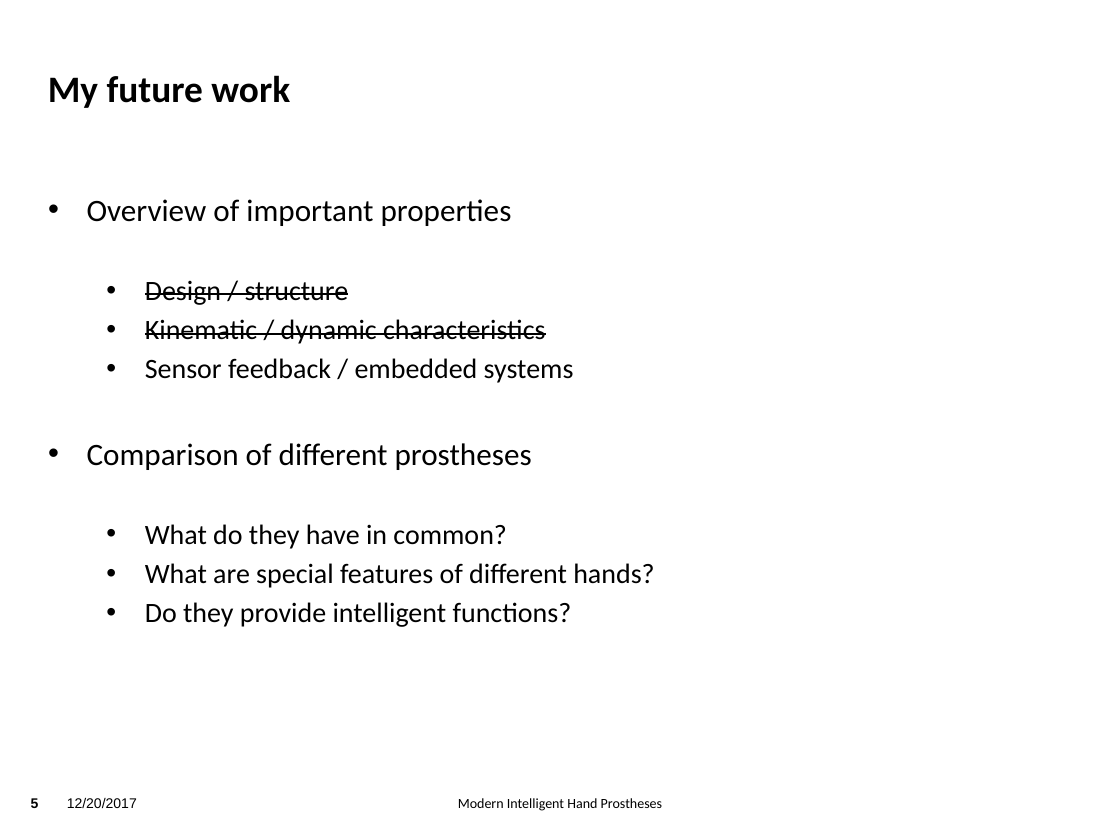
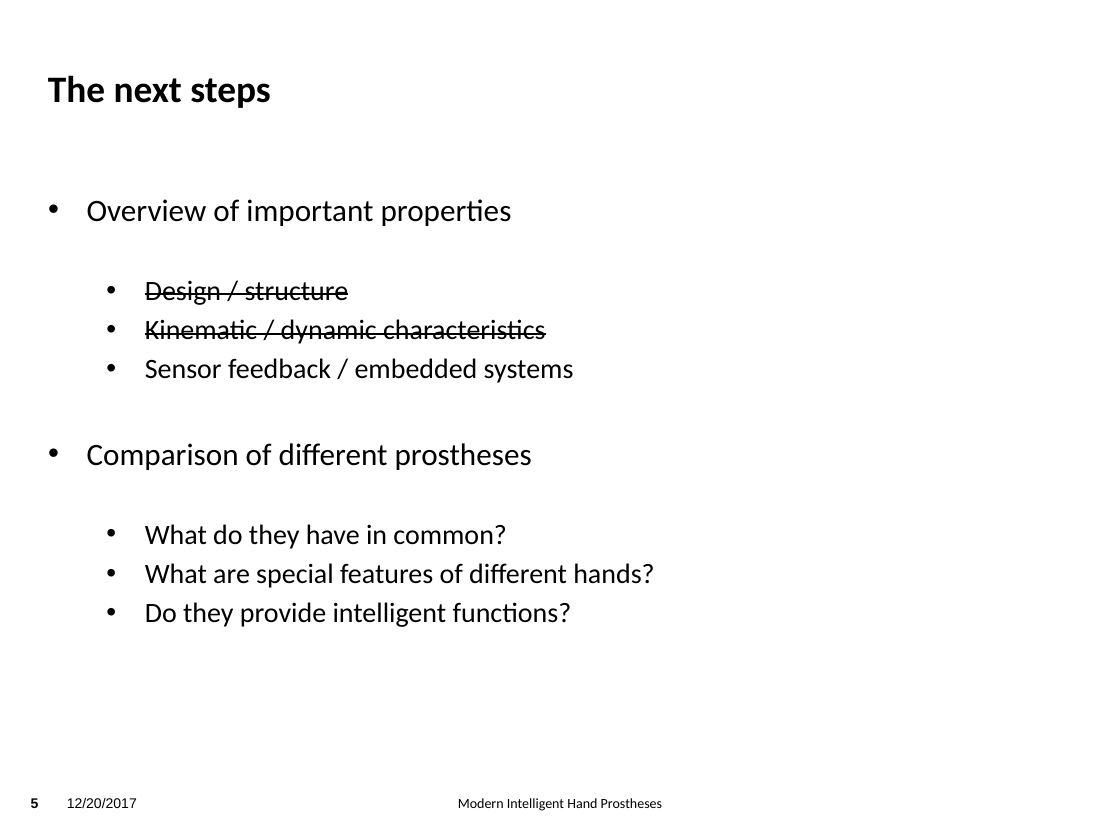
Before and after one commit to TsStocker/HumanoideRobotik, a slide deck: slide 5 of Vortrag/Vortrag.pptx. Drawn at 1120x840 pixels with LibreOffice and Linux fonts; fonts in the diff are those of the drawing; background and template pictures are left out. Boxes give left, top, right and bottom in pixels: in the first picture for what was removed or moved away, otherwise in the second. Text is boxed around its words. In the diff, an @@ line names an element or a change of style, - is before the commit and + after.

```diff
--- a/Vortrag/Vortrag.pptx
+++ b/Vortrag/Vortrag.pptx
@@ title at bbox=[48, 75, 270, 108]: text changed @@
-My future work
+The next steps
```
Also in this commit, not shown: 3 other slides changed, 1 other file.
